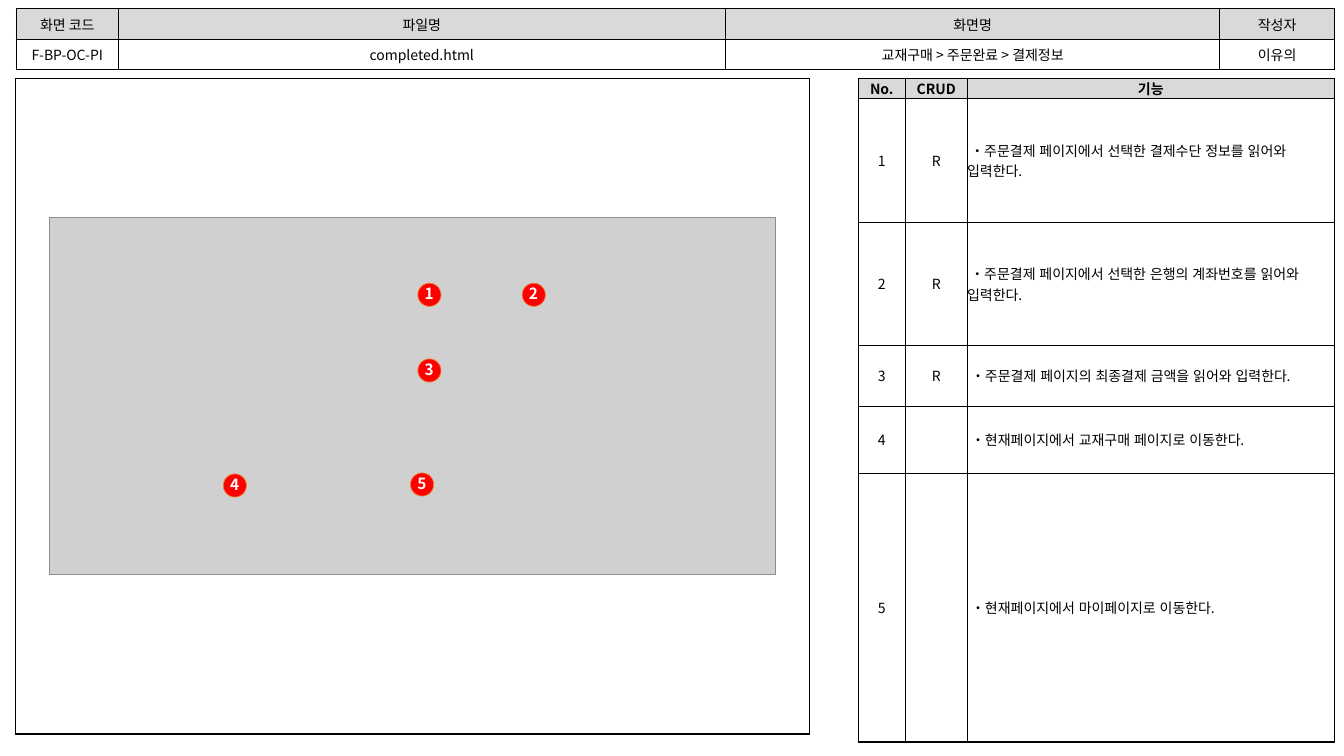
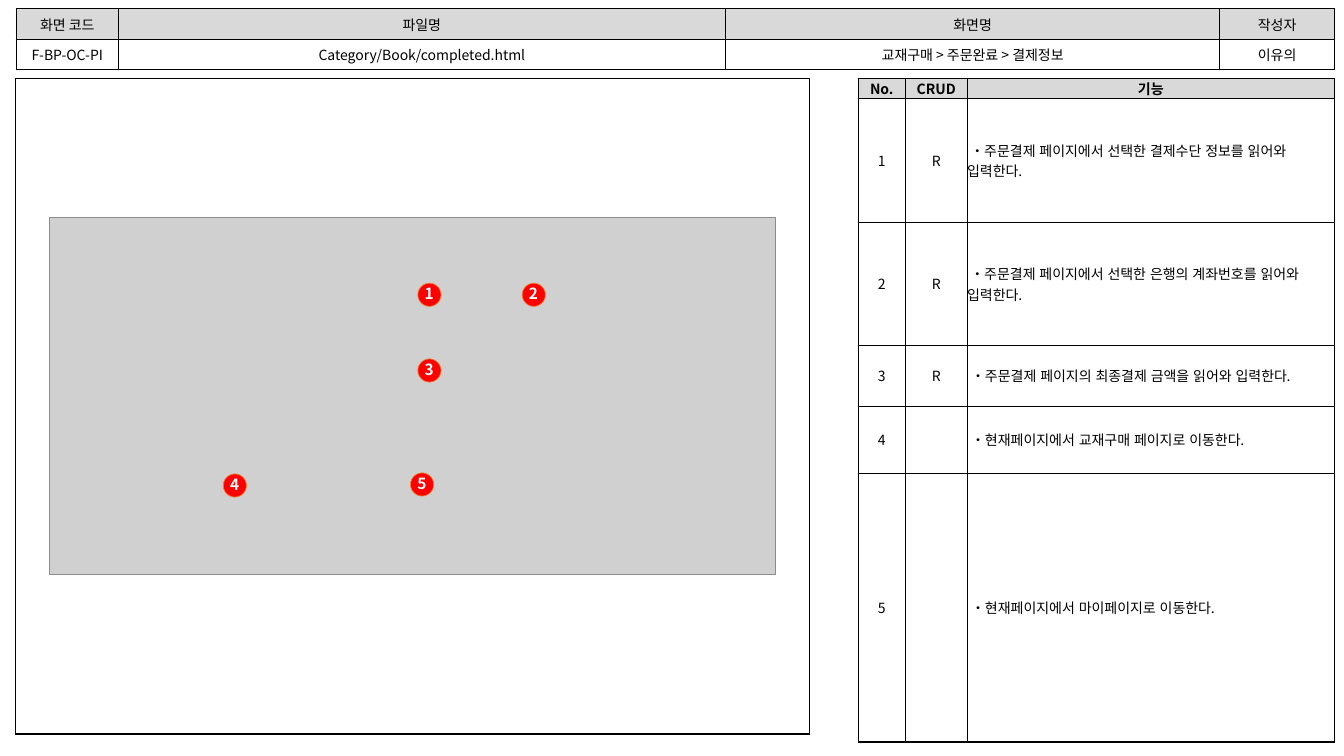
Before and after one commit to index506/cosmo6th_3thGroup, a slide deck: slide 9 of 3rd_Project/Category/Book/기능,화면,테스트 문서/3th_Project_화면 설계도(이유의).pptx. Drawn at 1344x756 pixels with LibreOffice and Linux fonts; fonts in the diff are those of the drawing; grey boxes stand for pictures. Boxes give left, top, right and bottom in pixels: in the first picture for what was removed or moved away, otherwise in the second. Text is boxed around its words. In the diff, an @@ line names an element or a change of style, - is before the commit and + after.

```diff
--- a/3rd_Project/Category/Book/기능,화면,테스트 문서/3th_Project_화면 설계도(이유의).pptx
+++ b/3rd_Project/Category/Book/기능,화면,테스트 문서/3th_Project_화면 설계도(이유의).pptx
@@ table at [16,9,1335,68] @@
-row 2, column 2: completed.html
+row 2, column 2: Category/Book/completed.html
```
Also in this commit, not shown: 8 other slides changed, 1 other file.
